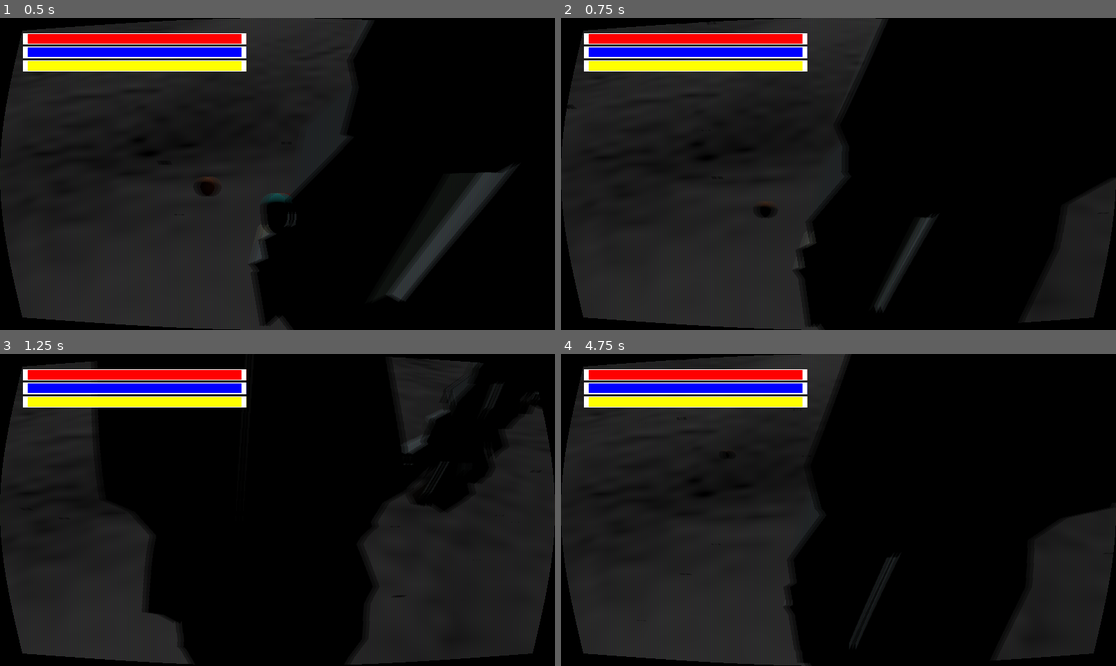
Above: before the commit, frames 1-4 (two rows, left to right).
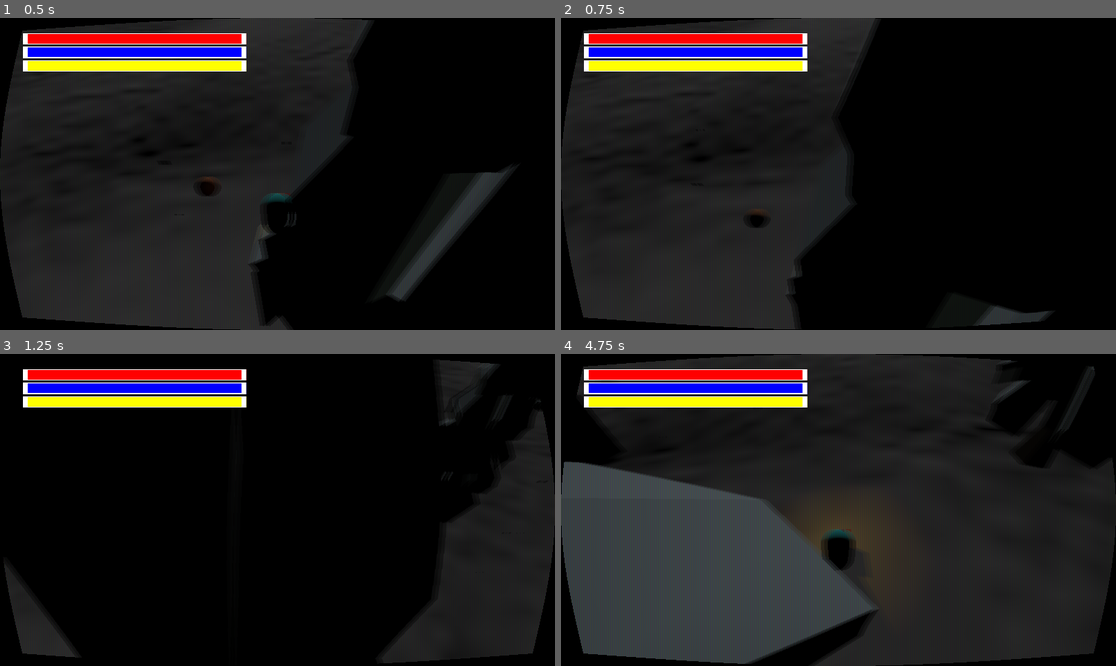
Above: after the commit, the same moments.

Repository: WoodShedGamesOfficial/GodotWildJam64
Game: Godot game, scene res://WildJam_64/LEVELS/Dev_room/OnlysRoom/TestLevelProcGen.tscn
The game is run twice, just before and just after one commit, with the same random seed, the same clock (stepped at 60 frames per second) and the same inputs. This scene is started directly instead of the project's main scene.
Inputs (mouse positions are in pixels of both pictures, inside the frame that each line leads up to):
- Up to frame 1 (0.5 s): no input
- Up to frame 2 (0.75 s): tap Enter (ui_accept) at 0.5 s; move the mouse to (960, 158) at 0.52 s; hold Right (ui_right) from 0.53 s (still down); tap Q (Cast) at 0.6 s
- Up to frame 3 (1.25 s): keep holding Right (ui_right); tap Space (jump, bound only after the commit) at 0.77, 1.07 s; tap Enter (ui_accept) at 0.8 s
- Up to frame 4 (4.75 s): move the mouse to (727, 525) at 1.27 s; release Right (ui_right) at 1.28 s; hold Down (ui_down) 1.28-2.03 s; tap Enter (ui_accept) at 1.35, 4.55 s; tap Space (jump, bound only after the commit) at 1.52, 1.82, 3.02, 3.05, 3.32, 3.6, 3.77, 4.07, 4.52 s; tap Ctrl (Toggle Sneak, bound only after the commit) at 1.55, 2.1 s; move the mouse to (894, 441) at 2.02 s; hold Right (ui_right) 2.03-2.78 s; tap Shift (Toggle Sprint, bound only after the commit) at 2.3, 2.85 s; move the mouse to (810, 572) at 2.77 s; hold Up (ui_up) 2.78-3.53 s; move the mouse to (1005, 556) at 3.52 s; hold Left (ui_left) from 3.53 s (still down); tap Q (Cast) at 3.8, 4.35 s; move the mouse to (672, 463) at 4.27 s

Frame 1 is identical in both runs. In frame 2, 6.0% of the frame differs, in the area x 1-100%, y 0-100%; in frame 3, 23%; in frame 4, 60%, in the area x 0-100%, y 0-100%.

Commit message:
added sprint and jaunt functions. coded stamina and mana to work somewhat
TODO: Player abilities

Diff:
--- a/64_WinterHolidayThemed/WildJam_64/ASSETS/Characters/QueefsPlayerCharacter/PlayeScriptr.gd
+++ b/64_WinterHolidayThemed/WildJam_64/ASSETS/Characters/QueefsPlayerCharacter/PlayeScriptr.gd
@@ -5,18 +5,26 @@
 	"Health" : 100,
 	"Mana" : 100.0,
 	"Stamina" : 100.0,
-	'WalkSpeed' : 4
+	'WalkSpeed' : 4,
+	'SprintSpeed' : 12,
+	'SneakSpeed' : 2
 }
 
 @onready var health = PLAYERSTATS.Health
 @onready var mana = PLAYERSTATS.Mana
 @onready var stamina = PLAYERSTATS.Stamina
 @onready var walk_speed = PLAYERSTATS.WalkSpeed
+@onready var sprint_speed = PLAYERSTATS.SprintSpeed
+@onready var sneak_speed = PLAYERSTATS.SneakSpeed
 
 @onready var healthmax = health
 @onready var manamax = mana
 @onready var staminamax = stamina
 @onready var crt_shader = $PlayerOrigin/WorldCam/PlayerGUI/CRT_Shader
+
+#Sprinting
+var is_sprinting = false
+var speed = walk_speed
 
 
 const JUMP_VELOCITY = 4.5
@@ -47,12 +55,21 @@
 		velocity.y -= gravity * delta
 
 	# Handle Jump.
-	if Input.is_action_just_pressed("ui_accept") and is_on_floor():
+	if Input.is_action_just_pressed("jump") and is_on_floor():
 		velocity.y = JUMP_VELOCITY
+
+	# Handle Sprint
+	if Input.is_action_just_pressed("Toggle Sprint"):
+		if stamina >= 1:
+			toggle_sprint()
+
+	# Handle Sneak
+	if Input.is_action_just_pressed("Toggle Sneak"):
+		toggle_sneak()
 
 	# Get the input direction and handle the movement/deceleration.
 	# As good practice, you should replace UI actions with custom gameplay actions.
-	var input_dir = Input.get_vector("ui_left", "ui_right", "ui_up", "ui_down")
+	var input_dir = Input.get_vector("move_left", "move_right", "move_up", "move_down")
 	var direction = (transform.basis * Vector3(input_dir.x, 0, input_dir.y)).normalized()
 
 	if direction:
@@ -62,7 +79,9 @@
 		velocity.x = move_toward(velocity.x, 0, walk_speed)
 		velocity.z = move_toward(velocity.z, 0, walk_speed)
 
-
+	# Handle Jaunt
+	if Input.is_action_just_pressed("Cast"):
+		jaunt()
 
 	move_and_slide()
 
@@ -81,6 +100,19 @@
 func _process(delta):
 	report_to_director()
 	#When player's health is low, the CRT_Shader gets stronger
+
+	#HP Regen, MP Regen, and Stamina Regen
+	regen_health()
+	regen_mana()
+	#Sprinting drains stamina when active
+	if is_sprinting:
+		stamina -= 1.0
+		if stamina < 1.0:
+			stamina = 0.0
+			stop_sprinting()
+	else:
+		regen_stamina()
+	#Update Shader and UI
 	crt_shader.material.set_shader_parameter("crt_white_noise", 1.0 - (float(health) / float(healthmax)))
 	$PlayerOrigin/WorldCam/PlayerGUI/HealthBar.value = health
 	$PlayerOrigin/WorldCam/PlayerGUI/ManaBar.value = mana
@@ -101,3 +133,66 @@
 		mana -= 3
 		stamina -= 2
 	pass
+
+func hurt(damage):
+	health -= damage
+	#check if dead
+	if health >= 0:
+		die()
+		pass
+
+	pass
+
+func die():
+
+	pass
+
+func stop_sprinting():
+	is_sprinting = false
+	walk_speed = PLAYERSTATS.WalkSpeed
+
+func toggle_sprint():
+	# Check if we are sprinting, if we are, stop
+	if is_sprinting:
+		stop_sprinting()
+	else:
+		is_sprinting = true
+		walk_speed = sprint_speed
+	#If we aren't sprinting, start
+
+	pass
+
+
+func toggle_sneak():
+		# Check if we are sneaking, if we are, stop
+
+	#If we aren't sneaking, start
+
+	pass
+
+func regen_health():
+	if health < PLAYERSTATS.Health:
+		health += 1
+	pass
+
+func regen_mana():
+	if mana < PLAYERSTATS.Mana:
+		mana += 1.0
+	pass
+
+func regen_stamina():
+	if stamina < PLAYERSTATS.Stamina:
+		stamina += 1.0
+	pass
+
+
+func attack():
+
+	pass
+#When the player eats something, regain health, mana, and stamina
+func devour():
+
+	pass
+
+func jaunt():
+	self.position.z -= 1
--- a/64_WinterHolidayThemed/WildJam_64/LEVELS/Dev_room/JakesRoom/CRT.gdshader
+++ b/64_WinterHolidayThemed/WildJam_64/LEVELS/Dev_room/JakesRoom/CRT.gdshader
@@ -30,7 +30,7 @@
 	vec3 color = texture(SCREEN_TEXTURE, screen_uv).rgb * (1.0 - crt_brightness * 0.5);
 	color += texture(SCREEN_TEXTURE, screen_uv - vec2((SCREEN_PIXEL_SIZE.x * crt_ghost), 0.0)).rgb;
 	color += texture(SCREEN_TEXTURE, screen_uv + vec2((SCREEN_PIXEL_SIZE.x * crt_ghost), 0.0)).rgb;
-	color *= crt_brightness * 0.25 * crt_mask;
+	color *= crt_brightness * 0.33 * crt_mask;
 	COLOR = vec4(color, 1.0);
 
 	//White Noise
--- a/64_WinterHolidayThemed/project.godot
+++ b/64_WinterHolidayThemed/project.godot
@@ -96,3 +96,42 @@
 config/name="64 Winter Holiday Themed"
 config/features=PackedStringArray("4.1", "Forward Plus")
 config/icon="res://icon.svg"
+move_up={
+"deadzone": 0.5,
+"events": [Object(InputEventKey,"resource_local_to_scene":false,"resource_name":"","device":-1,"window_id":0,"alt_pressed":false,"shift_pressed":false,"ctrl_pressed":false,"meta_pressed":false,"pressed":false,"keycode":0,"physical_keycode":4194320,"key_label":0,"unicode":0,"echo":false,"script":null)
+, Object(InputEventKey,"resource_local_to_scene":false,"resource_name":"","device":-1,"window_id":0,"alt_pressed":false,"shift_pressed":false,"ctrl_pressed":false,"meta_pressed":false,"pressed":false,"keycode":0,"physical_keycode":87,"key_label":0,"unicode":119,"echo":false,"script":null)
+]
+}
+move_down={
+"deadzone": 0.5,
+"events": [Object(InputEventKey,"resource_local_to_scene":false,"resource_name":"","device":-1,"window_id":0,"alt_pressed":false,"shift_pressed":false,"ctrl_pressed":false,"meta_pressed":false,"pressed":false,"keycode":0,"physical_keycode":4194322,"key_label":0,"unicode":0,"echo":false,"script":null)
+, Object(InputEventKey,"resource_local_to_scene":false,"resource_name":"","device":-1,"window_id":0,"alt_pressed":false,"shift_pressed":false,"ctrl_pressed":false,"meta_pressed":false,"pressed":false,"keycode":0,"physical_keycode":83,"key_label":0,"unicode":115,"echo":false,"script":null)
+]
+}
+move_left={
+"deadzone": 0.5,
+"events": [Object(InputEventKey,"resource_local_to_scene":false,"resource_name":"","device":-1,"window_id":0,"alt_pressed":false,"shift_pressed":false,"ctrl_pressed":false,"meta_pressed":false,"pressed":false,"keycode":0,"physical_keycode":4194319,"key_label":0,"unicode":0,"echo":false,"script":null)
+, Object(InputEventKey,"resource_local_to_scene":false,"resource_name":"","device":-1,"window_id":0,"alt_pressed":false,"shift_pressed":false,"ctrl_pressed":false,"meta_pressed":false,"pressed":false,"keycode":0,"physical_keycode":65,"key_label":0,"unicode":97,"echo":false,"script":null)
+]
+}
+move_right={
+"deadzone": 0.5,
+"events": [Object(InputEventKey,"resource_local_to_scene":false,"resource_name":"","device":-1,"window_id":0,"alt_pressed":false,"shift_pressed":false,"ctrl_pressed":false,"meta_pressed":false,"pressed":false,"keycode":0,"physical_keycode":4194321,"key_label":0,"unicode":0,"echo":false,"script":null)
+, Object(InputEventKey,"resource_local_to_scene":false,"resource_name":"","device":-1,"window_id":0,"alt_pressed":false,"shift_pressed":false,"ctrl_pressed":false,"meta_pressed":false,"pressed":false,"keycode":0,"physical_keycode":68,"key_label":0,"unicode":100,"echo":false,"script":null)
+]
+}
+jump={
+"deadzone": 0.5,
+"events": [Object(InputEventKey,"resource_local_to_scene":false,"resource_name":"","device":-1,"window_id":0,"alt_pressed":false,"shift_pressed":false,"ctrl_pressed":false,"meta_pressed":false,"pressed":false,"keycode":0,"physical_keycode":32,"key_label":0,"unicode":32,"echo":false,"script":null)
+]
+}
+"Toggle Sprint"={
+"deadzone": 0.5,
+"events": [Object(InputEventKey,"resource_local_to_scene":false,"resource_name":"","device":-1,"window_id":0,"alt_pressed":false,"shift_pressed":false,"ctrl_pressed":false,"meta_pressed":false,"pressed":false,"keycode":0,"physical_keycode":4194325,"key_label":0,"unicode":0,"echo":false,"script":null)
+]
+}
+"Toggle Sneak"={
+"deadzone": 0.5,
+"events": [Object(InputEventKey,"resource_local_to_scene":false,"resource_name":"","device":-1,"window_id":0,"alt_pressed":false,"shift_pressed":false,"ctrl_pressed":false,"meta_pressed":false,"pressed":false,"keycode":0,"physical_keycode":4194326,"key_label":0,"unicode":0,"echo":false,"script":null)
+]
+}
